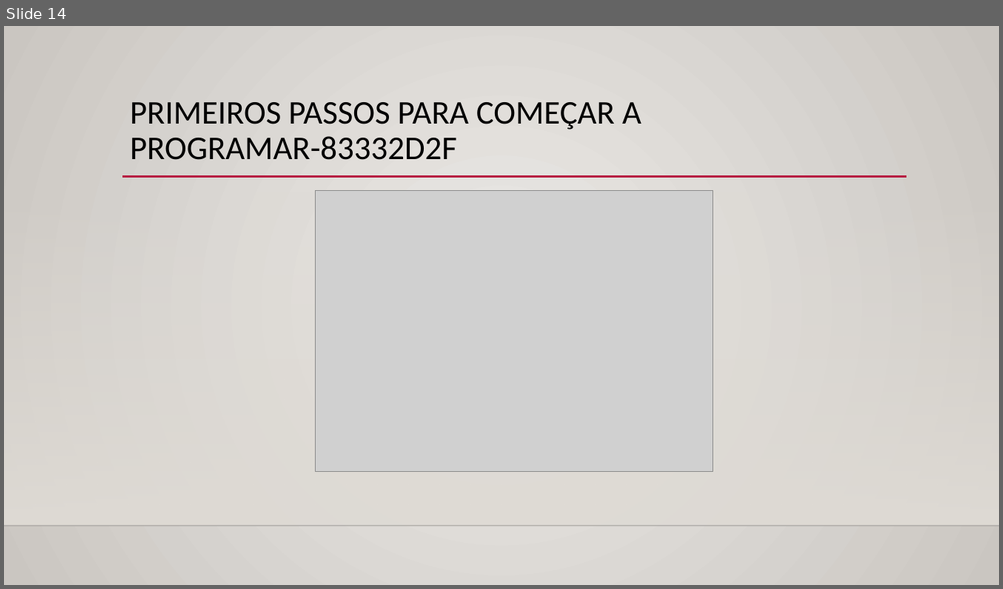
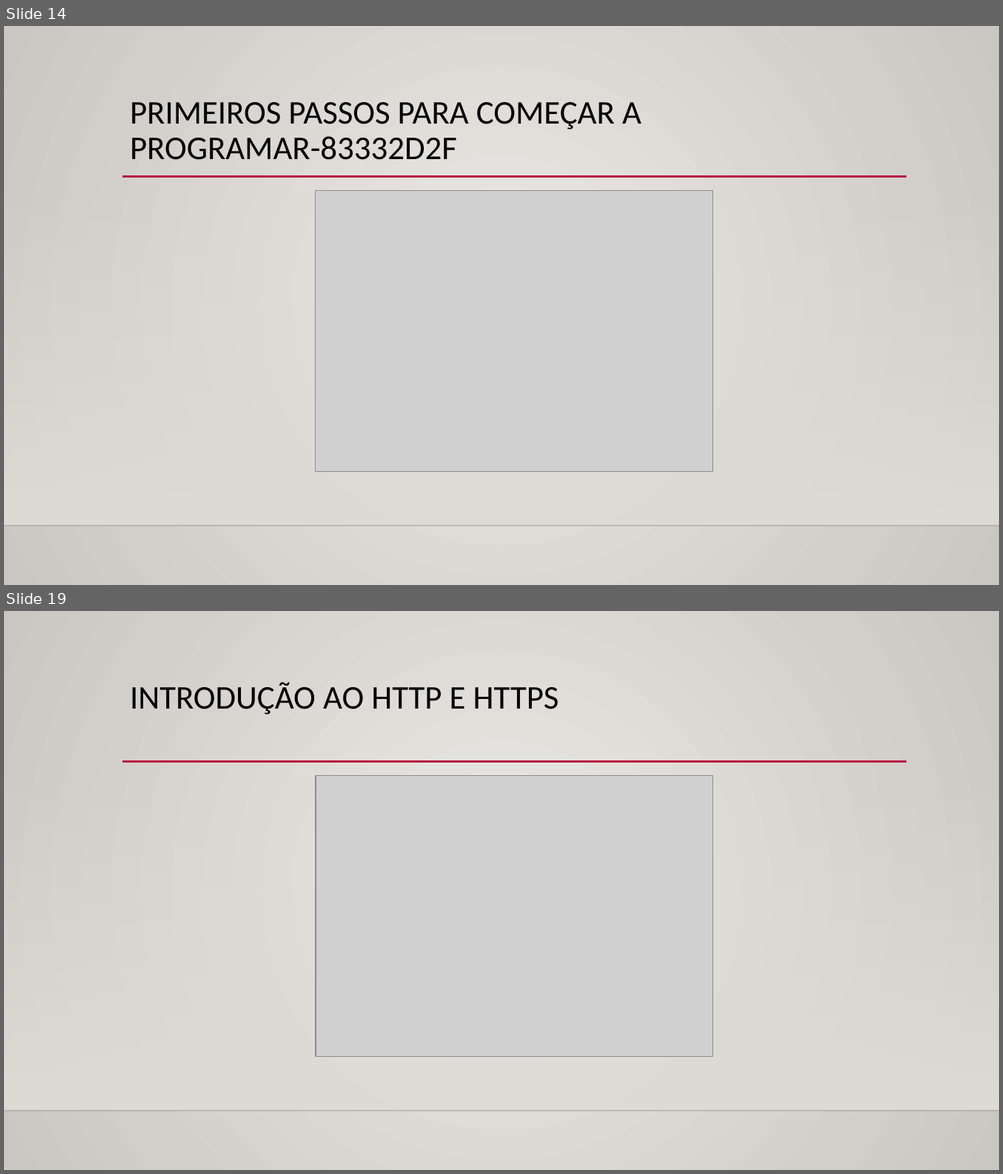
Before and after one commit to Rosem111/Evolu-o-na-DIO, a slide deck: Conquistas/Conquistas.pptx. Shown one above the other, each under a label of ours: slide 14 before the commit, slides 14 and 19 after it; the slides between them are not shown. The pictures are 1003x589 and 1003x1174 pixels, drawn with LibreOffice and Linux fonts; fonts in the diff are those of the drawing; grey boxes stand for pictures; background and template pictures are left out. Boxes give left, top, right and bottom in pixels: in the first picture for what was removed or moved away, otherwise in the second. Text is boxed around its words. In the diff, an @@ line names an element or a change of style, - is before the commit and + after.

```diff
--- a/Conquistas/Conquistas.pptx
+++ b/Conquistas/Conquistas.pptx
@@ slide 19 added at box(4, 611, 999, 1170), background gradient #ECEAE7 to #CAC7C1; not listed: 3 template elements that a slide beside it also shows @@
@@ title added at box(130, 682, 559, 715), 32 pt, text #000000 @@
+INTRODUÇÃO AO HTTP E HTTPS
@@ picture added at box(316, 775, 713, 1056) @@
```
Also in this commit, not shown: 4 slides changed, 3 other slides added.
